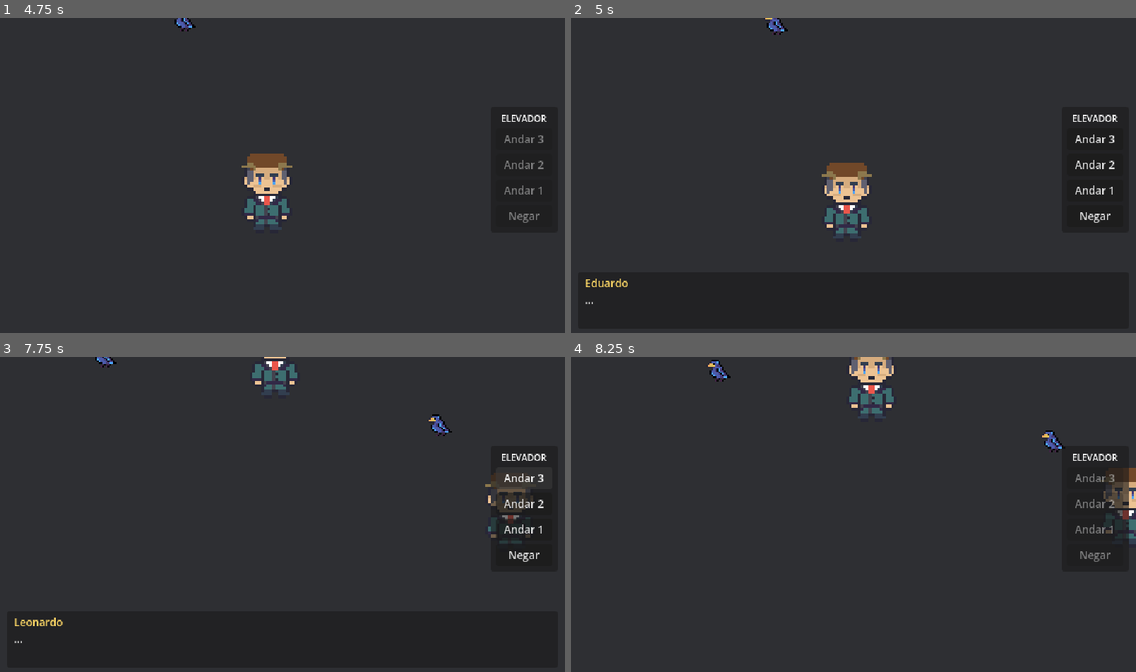
Above: before the commit, frames 1-4 (two rows, left to right).
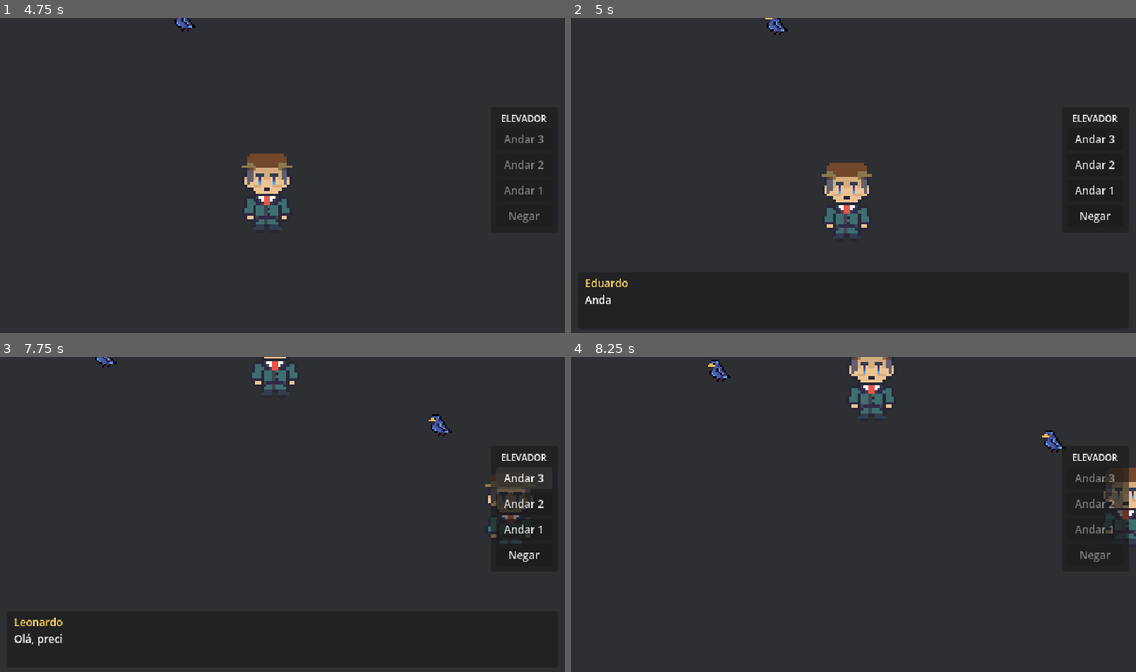
Above: after the commit, the same moments.

Repository: devrodofc/Elevator-Protocol
Game: Godot game, scene res://src/levels/reception.tscn
Two runs of this game, one before a commit and one after it. Both use one fixed random seed, a clock stepped at 60 frames per second and the inputs below. This scene is started directly instead of the project's main scene.
Inputs:
- Up to frame 1 (4.75 s): tap Enter at 0.5 s; tap 1 at 0.6, 3.6 s; tap Space at 1.25 s; tap 2 at 1.35, 4.35 s; tap 3 at 2.1 s; tap N at 2.85 s
- Up to frame 2 (5 s): no input
- Up to frame 3 (7.75 s): click "Andar 3" at 5 s; tap 3 at 5.85 s; tap N at 6.6 s; tap 1 at 7.35 s
- Up to frame 4 (8.25 s): click "Andar 2" at 8 s

Frame 1 is identical in both runs. In frame 2, less than 0.1% of the frame differs, in the area x 2-7%, y 87-91%; in frame 3, 0.1%, in the area x 2-12%, y 87-92%; in frame 4, nothing differs.

Commit message:
Outra correção

Diff:
--- a/src/npcs/resources/standard_phrases.tres
+++ b/src/npcs/resources/standard_phrases.tres
@@ -4,3 +4,5 @@
 
 [resource]
 script = ExtResource("1_phrases")
+floor_phrases = PackedStringArray("Olá, bom dia, gostaria de ir ao andar {floor}!!", "Bom dia. Andar {floor}, por favor.", "Olá, preciso subir para o andar {floor}.", "Tenho uma reunião no {floor}º andar.", "Oi! Vou para o {floor}º andar.", "Com licença, o andar {floor} está liberado?", "Sou {name}. Tenho horário marcado no andar {floor}.", "Me chamaram no andar {floor}.", "Andar {floor}, e rápido, por favor. Estou em cima da hora.")
+no_floor_phrases = PackedStringArray("Bom dia. Preciso subir.", "Oi. Pode liberar o elevador?", "Tenho uma reunião lá em cima.", "Sou {name}. Estão me esperando.", "Com licença... preciso passar.", "Vim para uma entrevista.")
